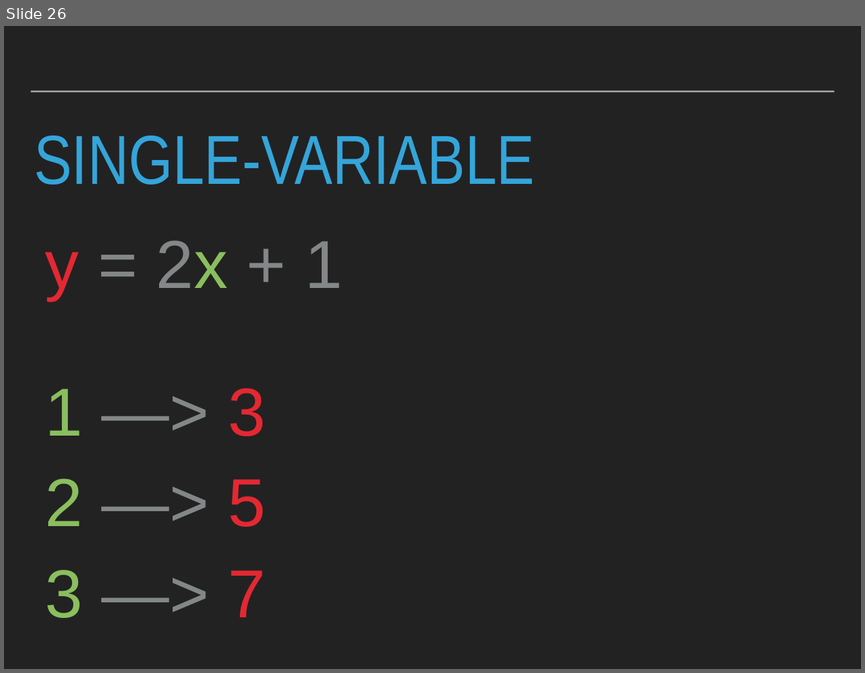
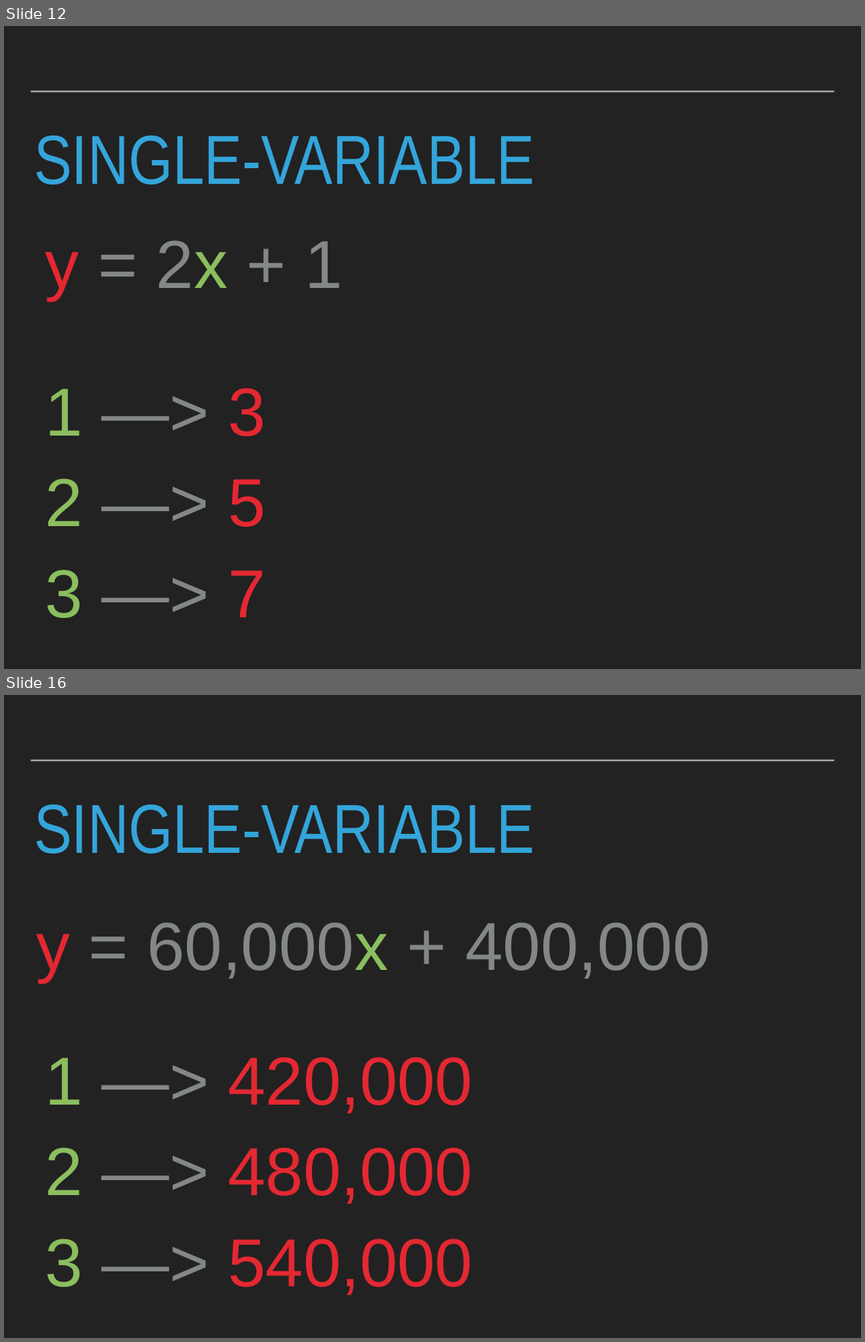
Before and after one commit to robcarrington/python-for-data-science, a slide deck: Session9/Session9_Slides.pptx. Shown one above the other, each under a label of ours: slide 26 before the commit, slides 12 and 16 after it; the slides between them are not shown. The pictures are 865x673 and 865x1342 pixels, drawn with LibreOffice and Linux fonts; fonts in the diff are those of the drawing. Boxes give left, top, right and bottom in pixels: in the first picture for what was removed or moved away, otherwise in the second. Text is boxed around its words. In the diff, an @@ line names an element or a change of style, - is before the commit and + after.

```diff
--- a/Session9/Session9_Slides.pptx
+++ b/Session9/Session9_Slides.pptx
@@ slide 16 added at bbox=[4, 695, 861, 1338], background #222222; not listed: 1 template element that a slide beside it also shows @@
@@ title added at bbox=[34, 804, 534, 853], 82.8 pt, text #34A5DA @@
+SINGLE-VARIABLE
@@ text added at bbox=[36, 922, 710, 982], 81 pt, text #838787 @@
+y = 60,000x + 400,000
@@ text added at bbox=[45, 1057, 473, 1113], 81 pt, text #E42832 @@
+1 —> 420,000
@@ text added at bbox=[45, 1147, 473, 1204], 81 pt, text #E42832 @@
+2 —> 480,000
@@ text added at bbox=[45, 1238, 473, 1295], 81 pt, text #E42832 @@
+3 —> 540,000
@@ what was slide 26 is now slide 12 @@
```
Also in this commit, not shown: 7 slides changed, 9 other slides added, 22 slides removed, 4 other files.
